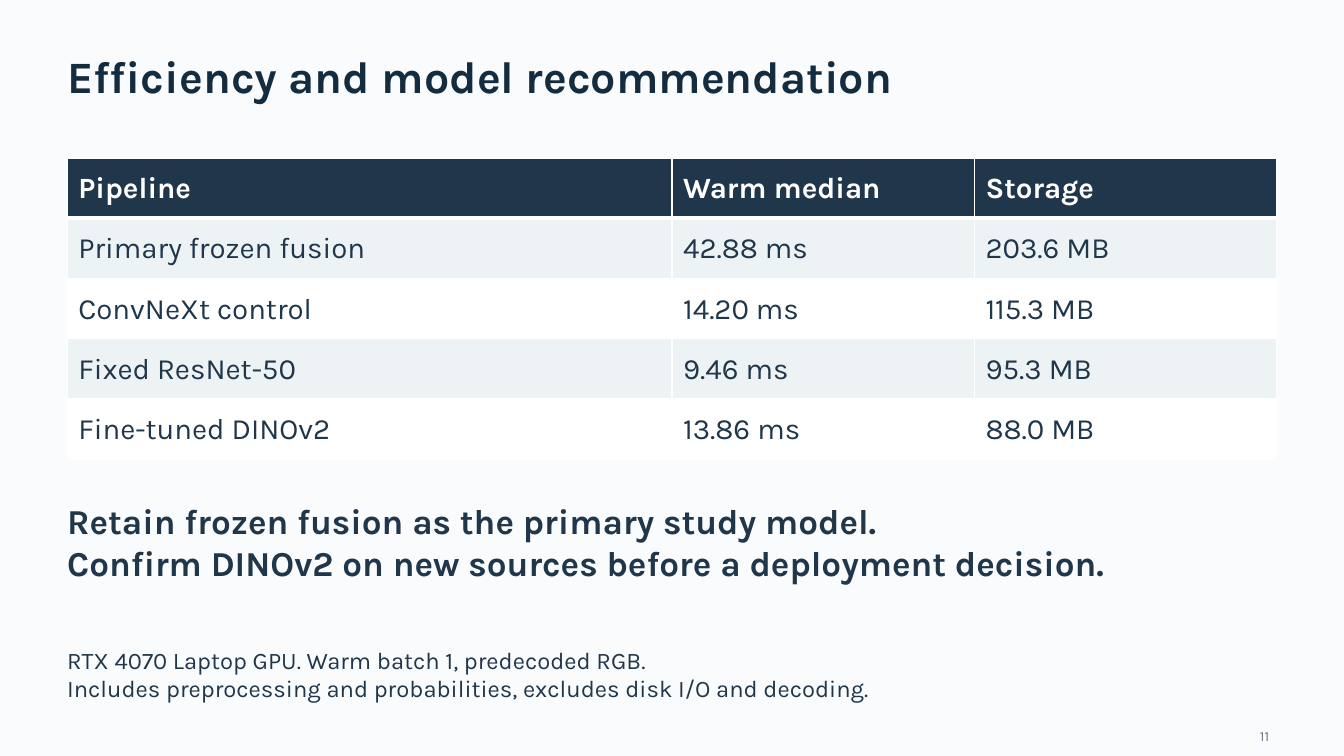
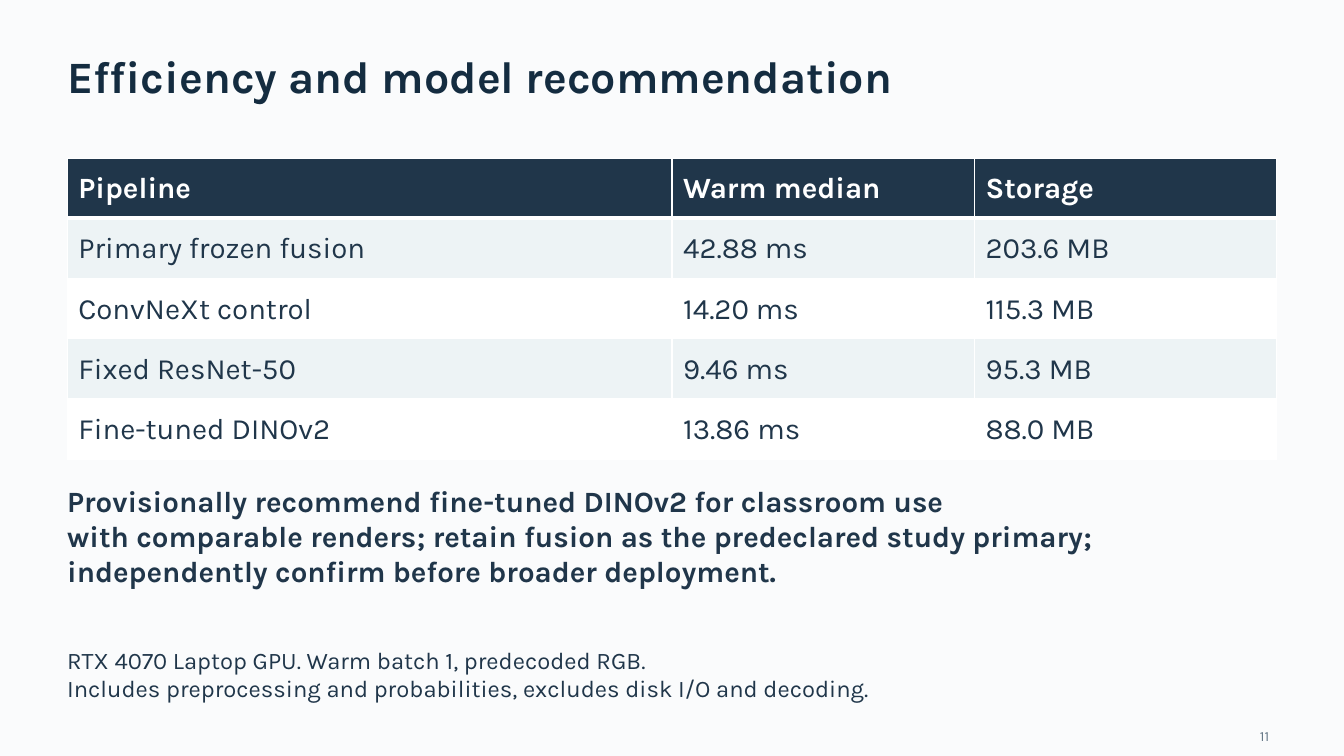
Before and after one commit to dianbrown/blender-material-classification, a slide deck: slide 11 of reports/presentation/material_classification.pptx. Drawn at 1344x756 pixels with LibreOffice and Linux fonts; fonts in the diff are those of the drawing. Boxes give left, top, right and bottom in pixels: in the first picture for what was removed or moved away, otherwise in the second. Text is boxed around its words. In the diff, an @@ line names an element or a change of style, - is before the commit and + after.

Commit message:
Clarify provisional DINOv2 classroom recommendation in slides

```diff
--- a/reports/presentation/material_classification.pptx
+++ b/reports/presentation/material_classification.pptx
@@ text at (67,491,1092,590): text changed; size 25 to 21 pt @@
-Retain frozen fusion as the primary study model.
-Confirm DINOv2 on new sources before a deployment decision.
+Provisionally recommend fine-tuned DINOv2 for classroom use
+with comparable renders; retain fusion as the predeclared study primary;
+independently confirm before broader deployment.
```
Also in this commit, not shown: 8 other files.
